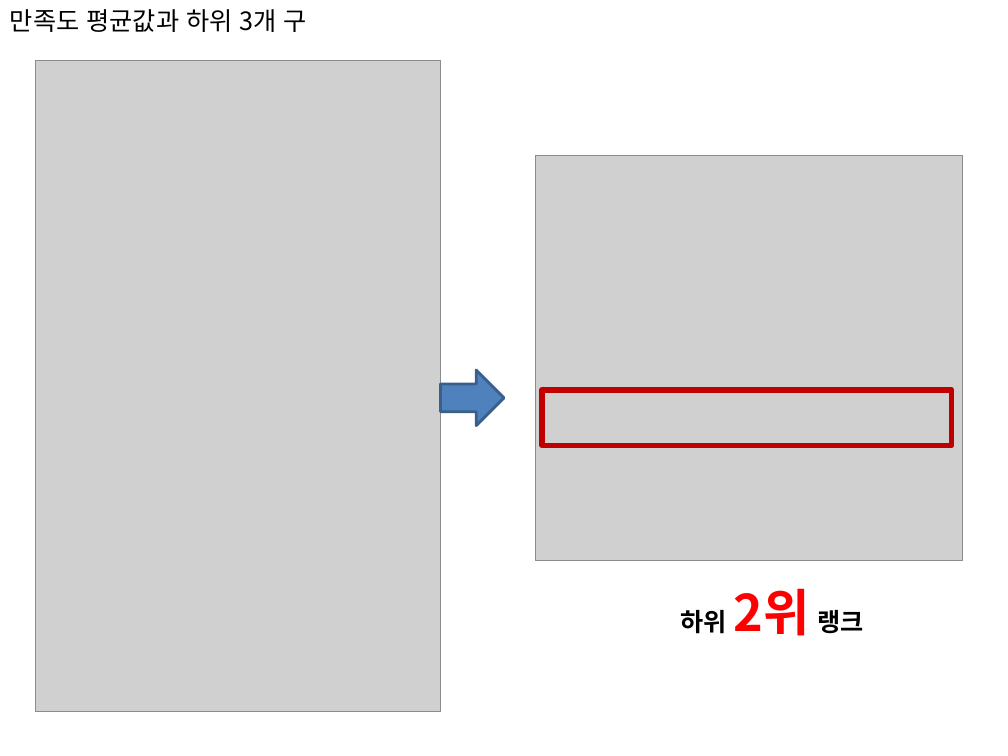
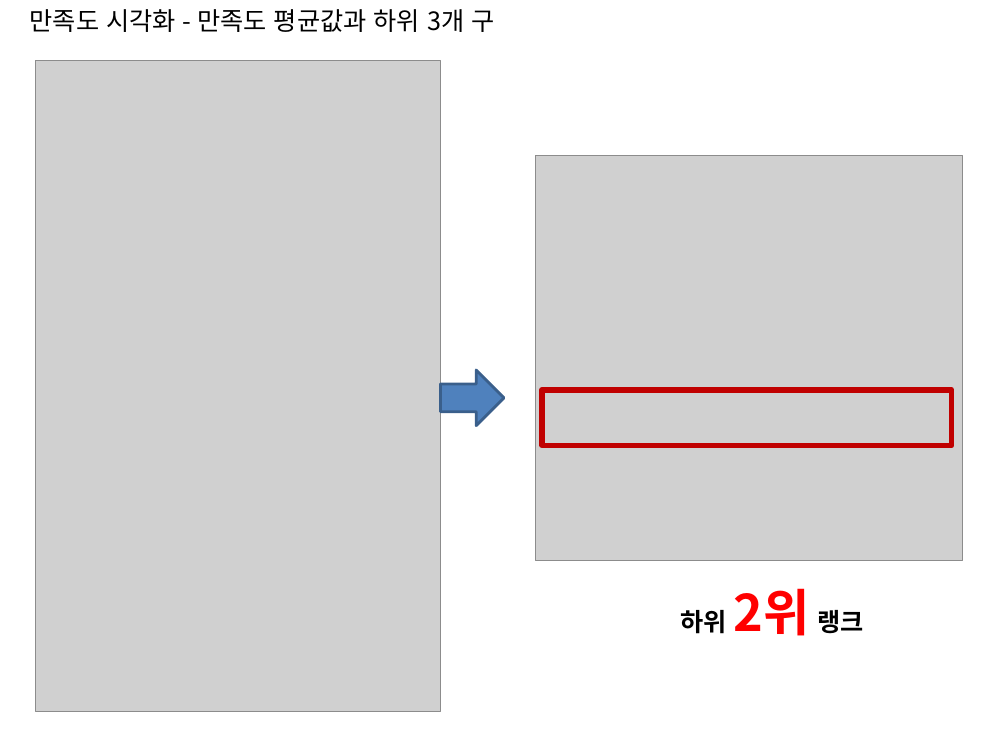
Before and after one commit to Dev1120/Team1Project, a slide deck: slide 9 of PPT구상/팀프로젝트_구상용.pptx (slide 4 before the commit). Drawn at 1008x756 pixels with LibreOffice and Linux fonts; fonts in the diff are those of the drawing; grey boxes stand for pictures. Boxes give left, top, right and bottom in pixels: in the first picture for what was removed or moved away, otherwise in the second. Text is boxed around its words. In the diff, an @@ line names an element or a change of style, - is before the commit and + after.

```diff
--- a/PPT구상/팀프로젝트_구상용.pptx
+++ b/PPT구상/팀프로젝트_구상용.pptx
@@ text at bbox=[30, 9, 494, 32]: text changed @@
-만족도 평균값과 하위 3개 구
+만족도 시각화 - 만족도 평균값과 하위 3개 구
```
Also in this commit, not shown: 9 other slides changed, 35 slides added, 1 slide removed, 5 other files.
